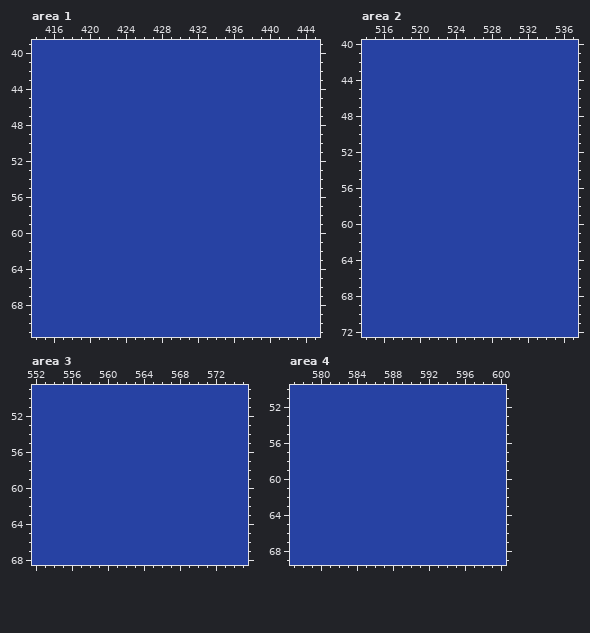
Pixel-art file -- Game_assets/office.aseprite. This is how it looked before the edit.
1000x1000 pixels, 1 frame. Colours within 5 levels of each other are drawn and written as one. Shown: area 1: x 414..445, y 39..71; area 2: x 514..537, y 40..72; area 3: x 552..575, y 49..68; area 4: x 577..600, y 50..69. The commit also changed other parts of the picture, which this record leaves out.
The result:
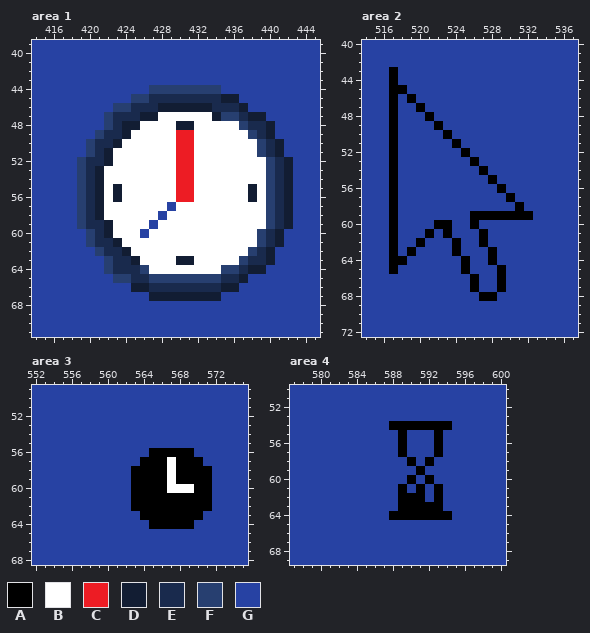
Palette (. is transparent): A #000000  B #ffffff  C #ed1c24  D #121d33  E #192a4d  F #273f70  G #2742a3
The edit:
Area 1, layer "Layer 1":
y 44: x 427..434 GGGGGGGG -> FFFFFFFF
y 45: x 425..436 GGGGGGGGGGGG -> FFEEEEEEEEDD
y 46: x 423..437 GGGGGGGGGGGGGGG -> FFEEEDDDDDDEEED
y 47: x 422..439 GGGGGGGGGGGGGGGGGG -> FEEEDDBBBBBBDFFEDD
y 48: x 422..440 GGGGGGGGGGGGGGGGGGG -> FEDDBBBBDDBBBBBFEED
y 49: x 421..440 GGGGGGGGGGGGGGGGGGGG -> FEEDBBBBBCCBBBBBBFED
y 50: x 420..441 GGGGGGGGGGGGGGGGGGGGGG -> FEEDBBBBBBCCBBBBBBBFED
y 51: x 420..441 GGGGGGGGGGGGGGGGGGGGGG -> FEDBBBBBBBCCBBBBBBBFED
y 52: x 419..442 GGGGGGGGGGGGGGGGGGGGGGGG -> FEEDBBBBBBBCCBBBBBBBBFED
y 53..54: x 419..442 GGGGGGGGGGGGGGGGGGGGGGGG -> FEDBBBBBBBBCCBBBBBBBBFED
y 55..56: x 419..442 GGGGGGGGGGGGGGGGGGGGGGGG -> FEDBDBBBBBBCCBBBBBBDBFED
y 57: x 419..428 GGGGGGGGGG -> FEDBBBBBBB; x 430..442 GGGGGGGGGGGGG -> BBBBBBBBBBFED
y 58: x 419..427 GGGGGGGGG -> FEDBBBBBB; x 429..442 GGGGGGGGGGGGGG -> BBBBBBBBBBBFED
y 59: x 419..426 GGGGGGGG -> FEEDBBBB; x 428..442 GGGGGGGGGGGGGGG -> BBBBBBBBBBBBFED
y 60: x 420..425 GGGGGG -> FEDBBB; x 427..441 GGGGGGGGGGGGGGG -> BBBBBBBBBBBBFED
y 61: x 420..441 GGGGGGGGGGGGGGGGGGGGGG -> FEEDBBBBBBBBBBBBBBBFED
y 62: x 421..440 GGGGGGGGGGGGGGGGGGGG -> FEEDBBBBBBBBBBBBBFED
y 63: x 422..440 GGGGGGGGGGGGGGGGGGG -> FEEDBBBBDDBBBBBFEED
y 64: x 422..439 GGGGGGGGGGGGGGGGGG -> FEEEFBBBBBBBBFFEDD
y 65: x 423..437 GGGGGGGGGGGGGGG -> FFEEFFFFFFFFEED
y 66: x 425..436 GGGGGGGGGGGG -> DDEEEEEEEEDD
y 67: x 427..434 GGGGGGGG -> DDDDDDDD
Area 2, layer "Layer 1":
y 43..44: x 517 G -> A
y 45: x 517..518 GG -> AA
y 46: x 517 G -> A; x 519 G -> A
y 47: x 517 G -> A; x 520 G -> A
y 48: x 517 G -> A; x 521 G -> A
y 49: x 517 G -> A; x 522 G -> A
y 50: x 517 G -> A; x 523 G -> A
y 51: x 517 G -> A; x 524 G -> A
y 52: x 517 G -> A; x 525 G -> A
y 53: x 517 G -> A; x 526 G -> A
y 54: x 517 G -> A; x 527 G -> A
y 55: x 517 G -> A; x 528 G -> A
y 56: x 517 G -> A; x 529 G -> A
y 57: x 517 G -> A; x 530 G -> A
y 58: x 517 G -> A; x 531 G -> A
y 59: x 517 G -> A; x 526..532 GGGGGGG -> AAAAAAA
y 60: x 517 G -> A; x 522..523 GG -> AA; x 526 G -> A
y 61: x 517 G -> A; x 521 G -> A; x 523 G -> A; x 527 G -> A
y 62: x 517 G -> A; x 520 G -> A; x 524 G -> A; x 527 G -> A
y 63: x 517 G -> A; x 519 G -> A; x 524 G -> A; x 528 G -> A
y 64: x 517..518 GG -> AA; x 525 G -> A; x 528 G -> A
y 65: x 517 G -> A; x 525 G -> A; x 529 G -> A
y 66..67: x 526 G -> A; x 529 G -> A
y 68: x 527..528 GG -> AA
Area 3, layer "Layer 1":
y 56: x 565..569 GGGGG -> AAAAA
y 57: x 564..570 GGGGGGG -> AAABAAA
y 58..59: x 563..571 GGGGGGGGG -> AAAABAAAA
y 60: x 563..571 GGGGGGGGG -> AAAABBBAA
y 61..62: x 563..571 GGGGGGGGG -> AAAAAAAAA
y 63: x 564..570 GGGGGGG -> AAAAAAA
y 64: x 565..569 GGGGG -> AAAAA
Area 4, layer "Layer 1":
y 54: x 588..594 GGGGGGG -> AAAAAAA
y 55..57: x 589 G -> A; x 593 G -> A
y 58: x 590 G -> A; x 592 G -> A
y 59: x 591 G -> A
y 60: x 590 G -> A; x 592 G -> A
y 61: x 589 G -> A; x 591 G -> A; x 593 G -> A
y 62: x 589..591 GGG -> AAA; x 593 G -> A
y 63: x 589..593 GGGGG -> AAAAA
y 64: x 588..594 GGGGGGG -> AAAAAAA
Boxes around the changes in both pictures, in picture pixels (x1, y1, x2, y2):
changed: (77, 85, 293, 301)
changed: (389, 67, 533, 301)
changed: (131, 448, 212, 529)
changed: (389, 421, 452, 520)
